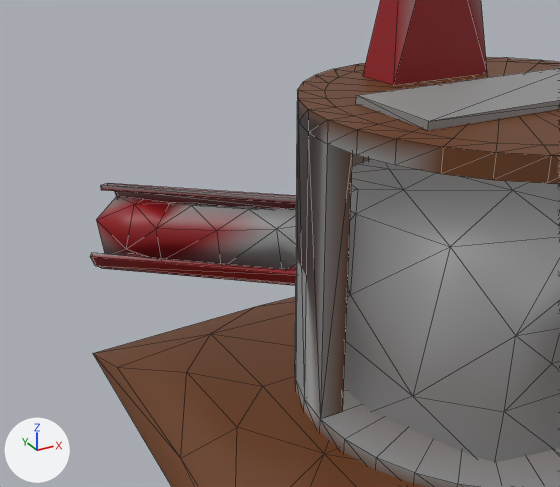
Renders of the glTF model src/Recursos/Meshes/Sitios/Genericos/prueba/modelo_prueba.glb from each side of a commit.
Rendered twice from a 50 mm camera at (-1.0098, -1.021, 1.0084) aimed at (-0.9961, -0.996, 0.9959). Lighting does not change. The marker at lower left points along +X, +Y and +Z. Mesh edges are drawn as thin lines.

The first picture shows 'lumbrera_Generica_001_v001'.
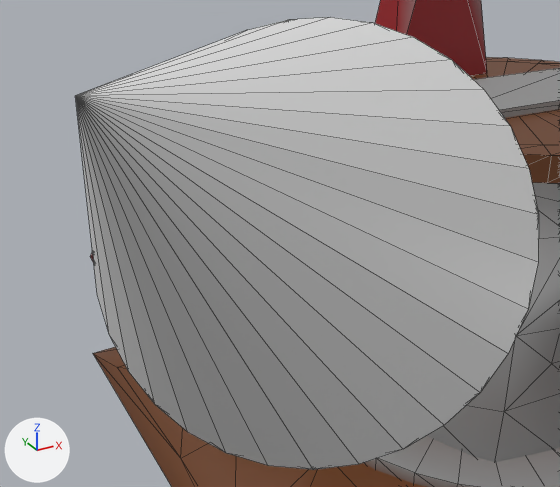
What differs and where, as boxes (x1, y1, x2, y2) in the pictures (560 x 487 px):
'Pivote', now drawn: after (76, 17, 539, 470)
'lumbrera_Generica_001_v001', unchanged, covered by the edit: (90, 0, 560, 487) in both

The edits, one by one:
Mesh me_cone is new.
It is a 32-sided cone pointing to +z spanning x -0.01..0.01, y -0.01..0.01, z -0.01..0.01.
Object 'Pivote' (ob_pivote) now shows me_cone instead of nothing.
Object 'Pivote' (ob_pivote) moves from (-2.5, -2.5, 1.0) to (-1.0, -1.0, 1.0).
Object 'Pivote' (ob_pivote) turns from (0, -37, -27) to (60, 0, -45) degrees about x, y and z.
